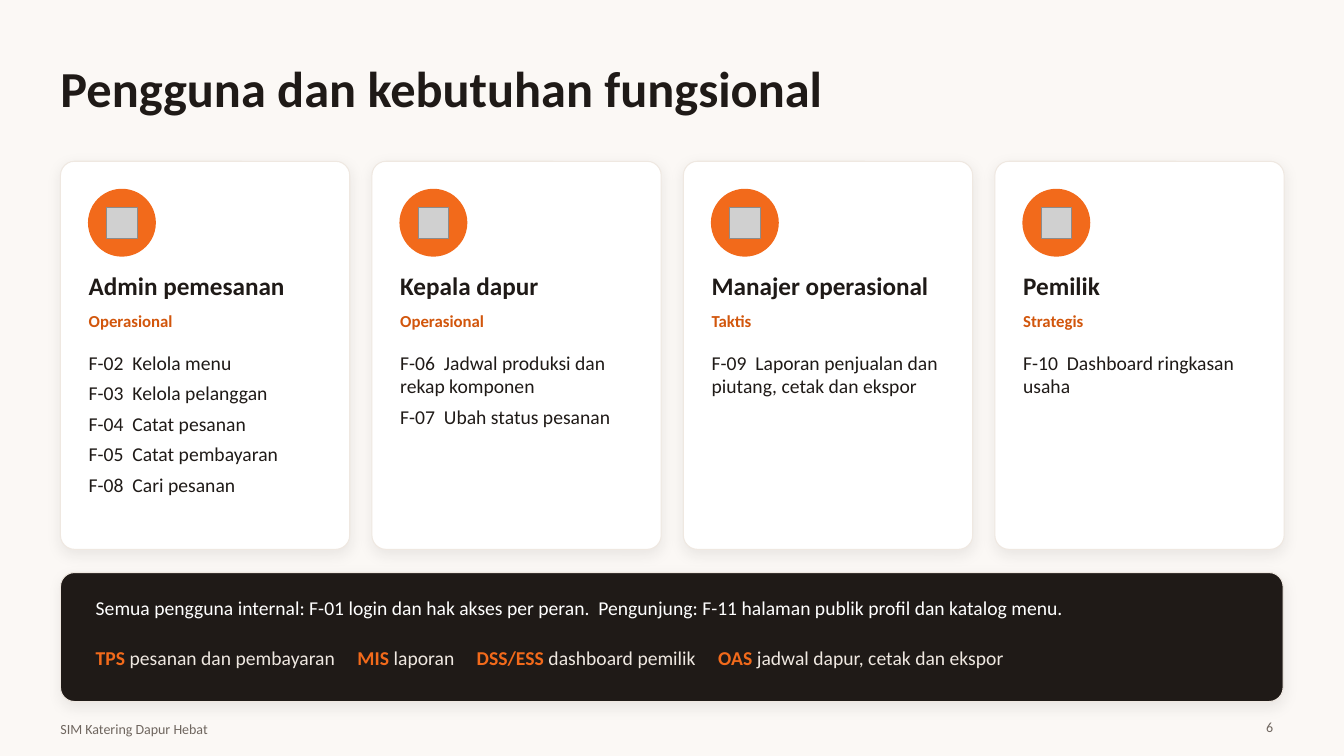
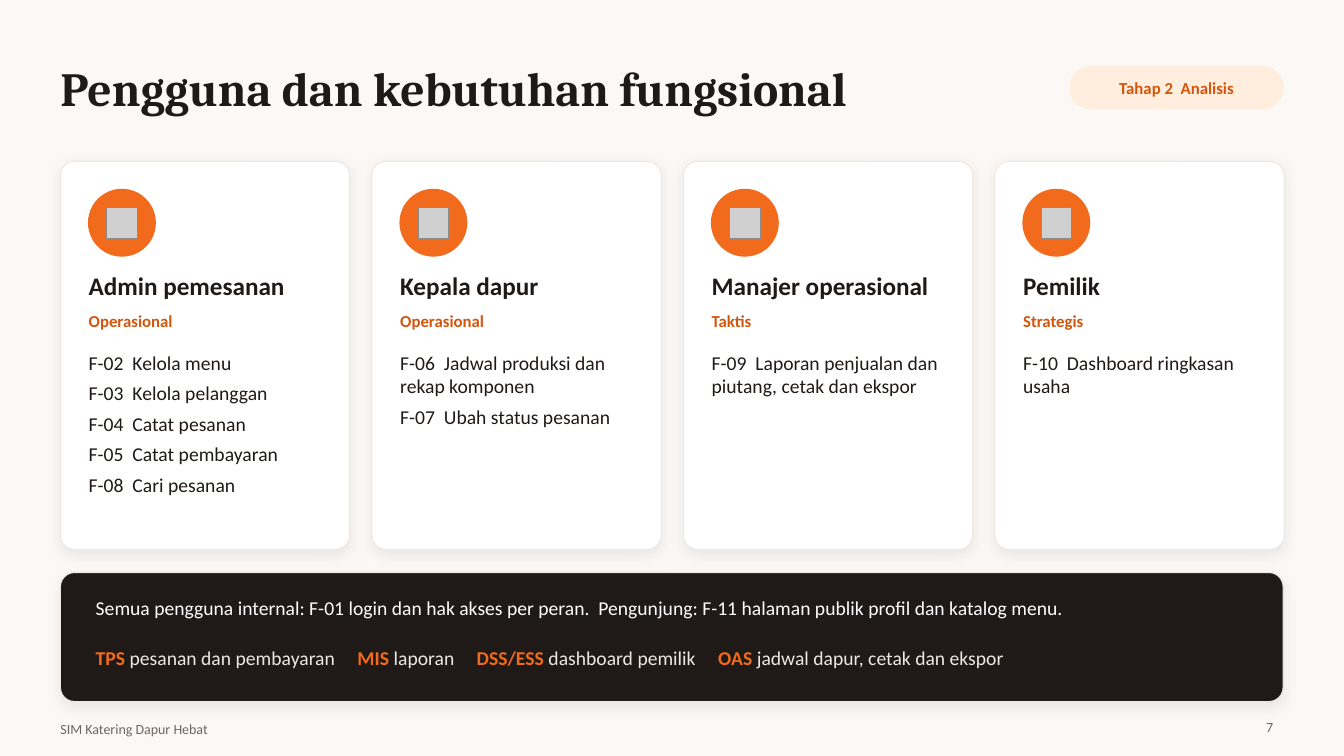
Before and after one commit to koriebruh/sim-katering-dapur-hebat, a slide deck: slide 7 of Presentasi-SIM-Katering-Dapur-Hebat.pptx (slide 6 before the commit). Drawn at 1344x756 pixels with LibreOffice and Linux fonts; fonts in the diff are those of the drawing; grey boxes stand for pictures. Boxes give left, top, right and bottom in pixels: in the first picture for what was removed or moved away, otherwise in the second. Text is boxed around its words. In the diff, an @@ line names an element or a change of style, - is before the commit and + after.

```diff
--- a/Presentasi-SIM-Katering-Dapur-Hebat.pptx
+++ b/Presentasi-SIM-Katering-Dapur-Hebat.pptx
@@ title "Pengguna dan kebutuhan fungsional" at <box>60,72,847,117</box>: size 36 to 34 pt, font Calibri to Cambria @@
@@ rounded rectangle added at <box>1071,67,1284,109</box>, fill #FFEEDE, outline #FFEEDE 1 pt @@
@@ text added at <box>1119,82,1234,97</box>, 12 pt, text #D2560C, bold @@
+Tahap 2 Analisis
@@ page number at <box>1266,723,1273,732</box>: text changed @@
-6
+7
```
Also in this commit, not shown: 13 other slides changed, 1 slide added, 5 other files.
